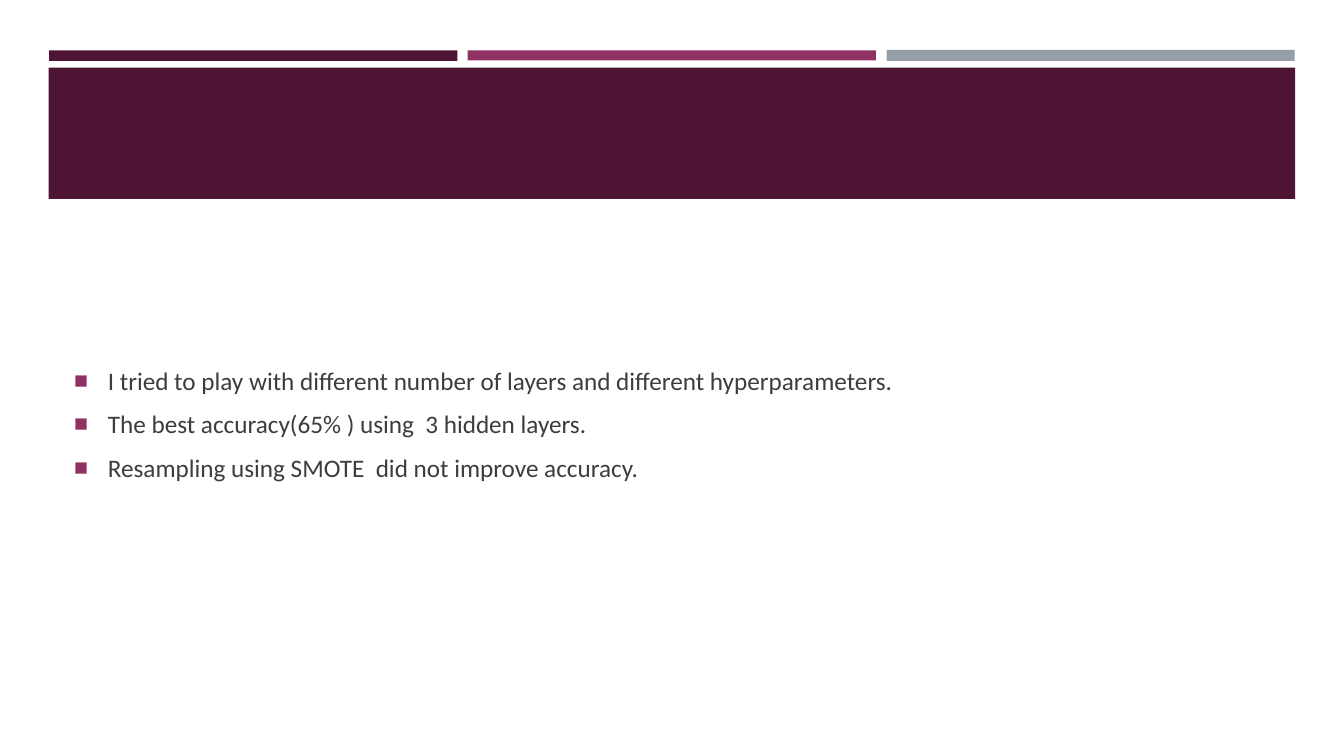
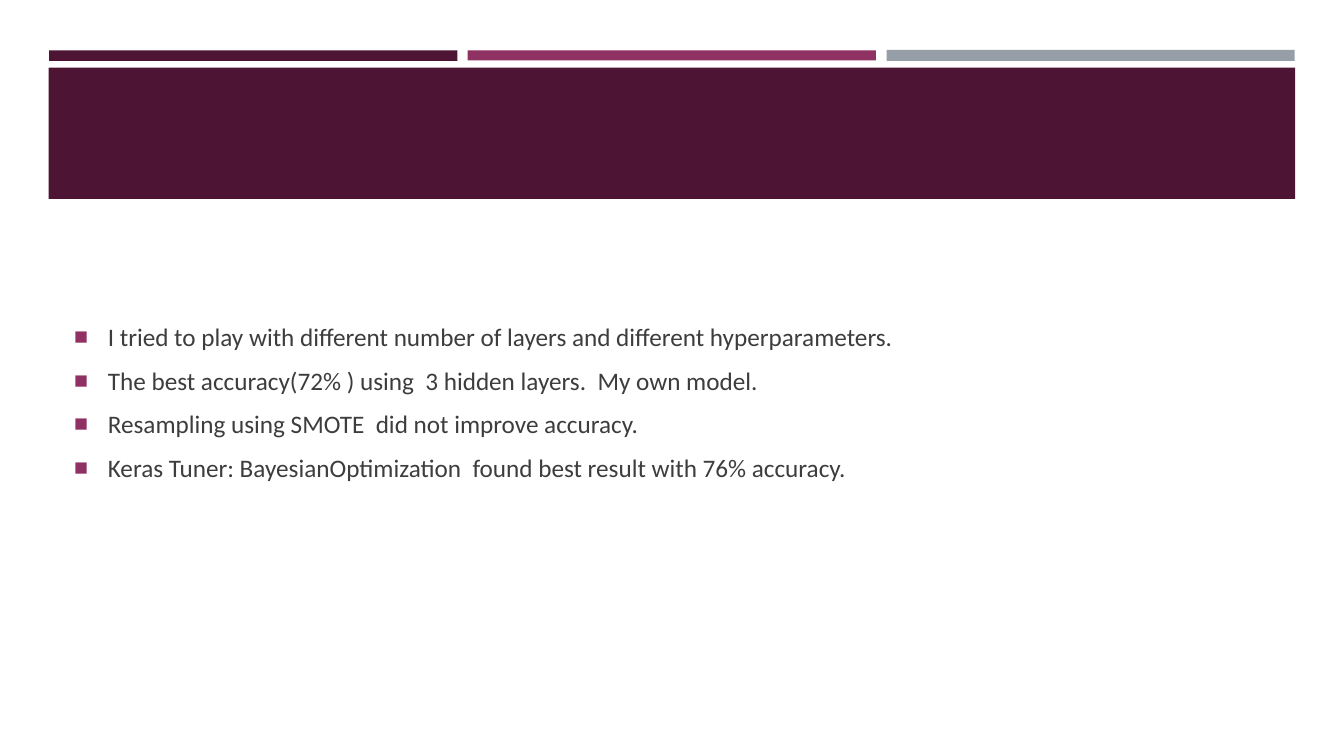
Before and after one commit to saeedabi1/Deep-Learning, a slide deck: slide 8 of Project/ProjectPresentation.pptx. Drawn at 1344x756 pixels with LibreOffice and Linux fonts; fonts in the diff are those of the drawing. Boxes give left, top, right and bottom in pixels: in the first picture for what was removed or moved away, otherwise in the second. Text is boxed around its words. In the diff, an @@ line names an element or a change of style, - is before the commit and + after.

Commit message:
Add files via upload
final version

```diff
--- a/Project/ProjectPresentation.pptx
+++ b/Project/ProjectPresentation.pptx
@@ text at [108, 372, 757, 395]: text changed @@
-■ The best accuracy(65% ) using 3 hidden layers.
+■ The best accuracy(72% ) using 3 hidden layers. My own model.
@@ text at [108, 459, 846, 481]: paragraph added @@
+■ Keras Tuner: BayesianOptimization found best result with 76% accuracy.
```
